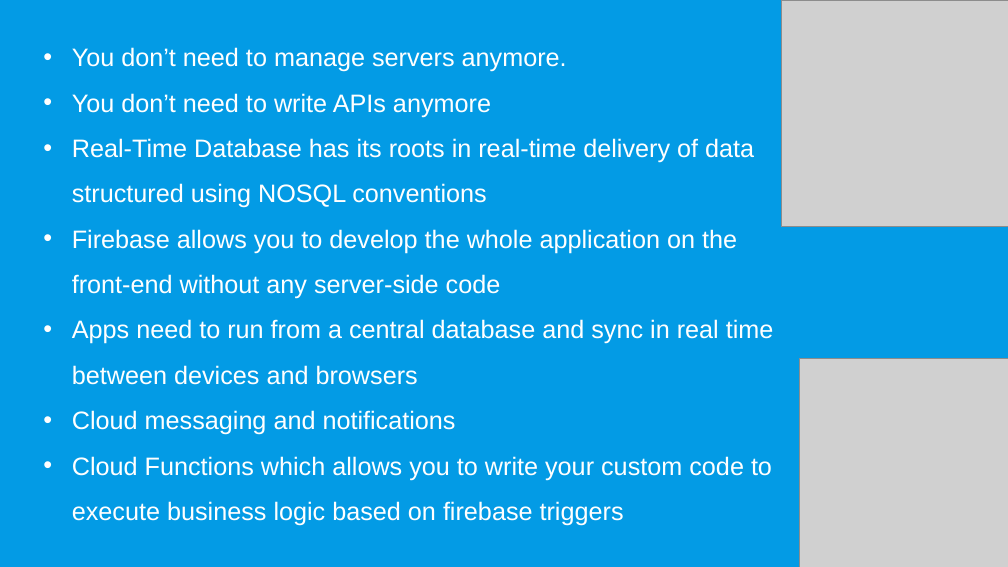
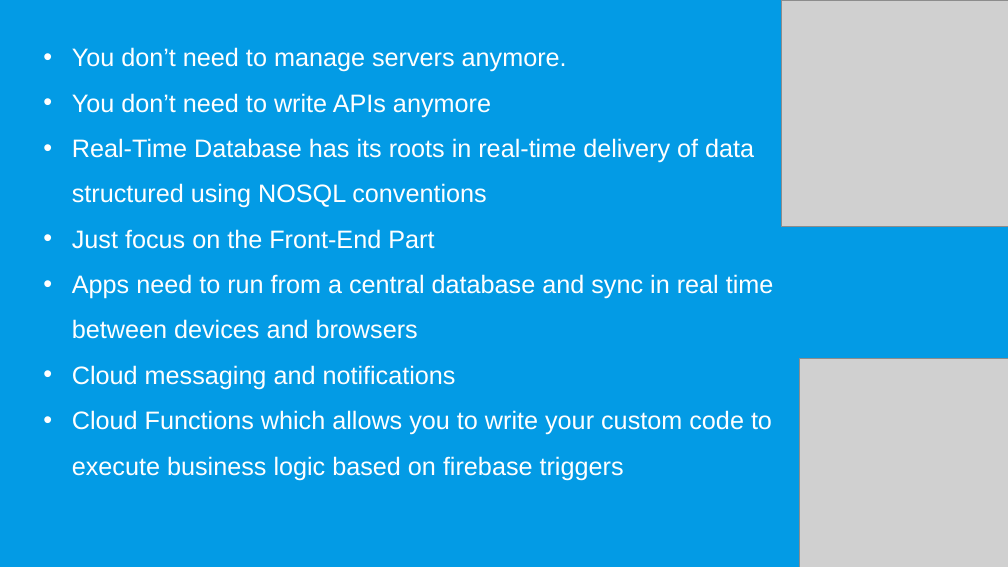
Before and after one commit to Vasu7052/GDG-Firebase-Talk, a slide deck: slide 4 of FirebaseTalk.pptx. Drawn at 1008x567 pixels with LibreOffice and Linux fonts; fonts in the diff are those of the drawing; grey boxes stand for pictures. Boxes give left, top, right and bottom in pixels: in the first picture for what was removed or moved away, otherwise in the second. Text is boxed around its words. In the diff, an @@ line names an element or a change of style, - is before the commit and + after.

```diff
--- a/FirebaseTalk.pptx
+++ b/FirebaseTalk.pptx
@@ text at (72,229,434,249): text changed @@
-• Firebase allows you to develop the whole application on the front-end without any server-side code
+• Just focus on the Front-End Part
```
Also in this commit, not shown: 3 other slides changed, 1 slide added, 1 slide removed, 2 other files.
